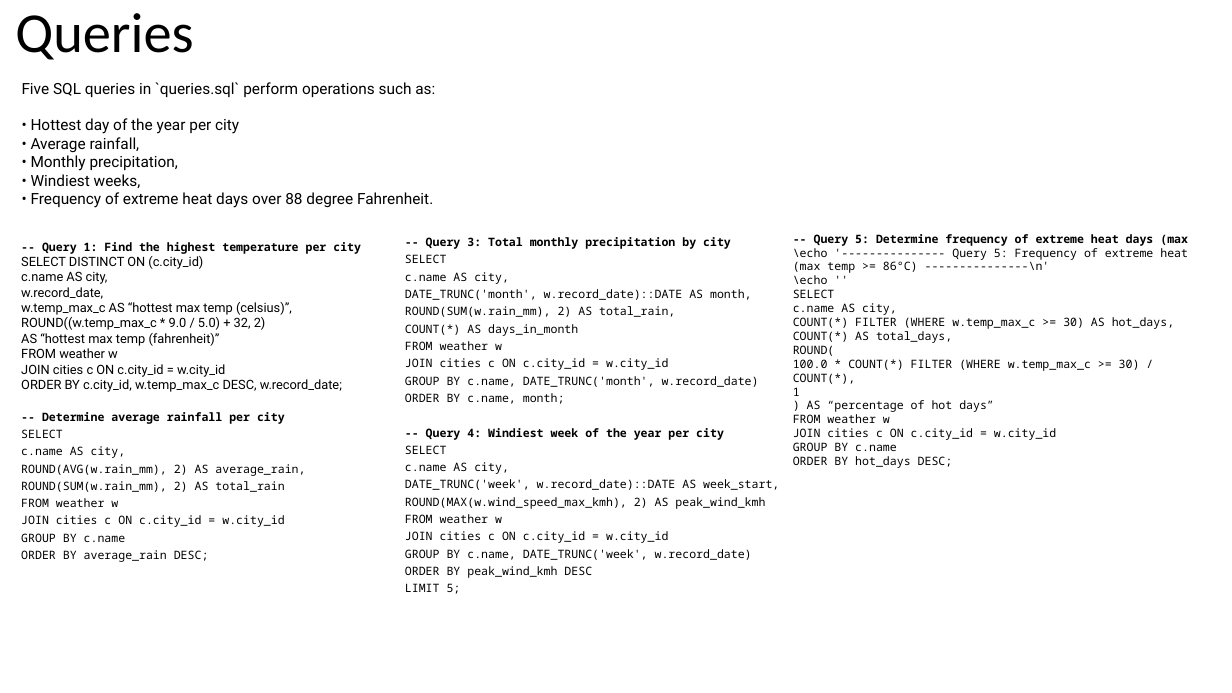
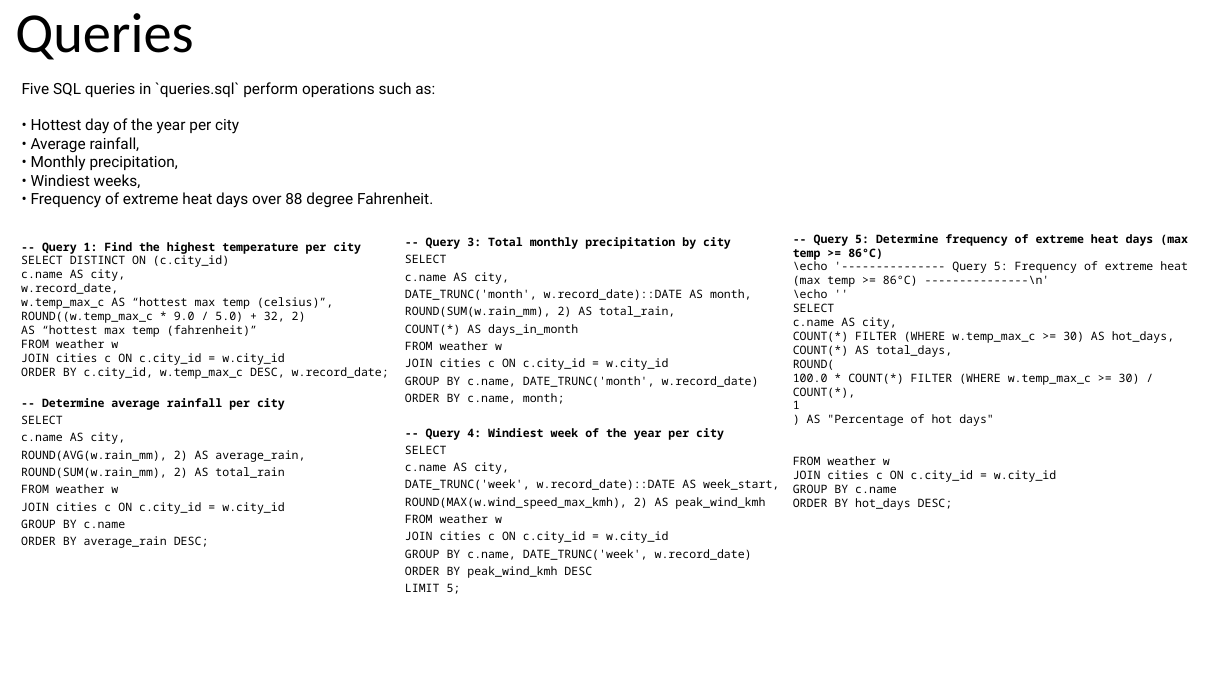
Before and after one commit to kdrewes/Weather-Analysis-Project, a slide deck: slide 4 of Weather Analytics Platform.pptx. Drawn at 1232x693 pixels with LibreOffice and Linux fonts; fonts in the diff are those of the drawing; background and template pictures are left out. Boxes give left, top, right and bottom in pixels: in the first picture for what was removed or moved away, otherwise in the second. Text is boxed around its words. In the diff, an @@ line names an element or a change of style, - is before the commit and + after.

Commit message:
Made minor adjustment to powerpoint

```diff
--- a/Weather Analytics Platform.pptx
+++ b/Weather Analytics Platform.pptx
@@ text at bbox=[793, 234, 1188, 287]: text changed @@
--- Query 5: Determine frequency of extreme heat days (max \echo '--------------- Query 5: Frequency of extreme heat (max temp >= 86°C) ---------------\n'
+-- Query 5: Determine frequency of extreme heat days (max temp >= 86°C)
+\echo '--------------- Query 5: Frequency of extreme heat (max temp >= 86°C) ---------------\n'
@@ text at bbox=[21, 255, 389, 379]: size 10 to 9 pt, font Roboto to Noto Sans Mono in "SELECT DISTINCT ON (c.city_id)", "c.name AS city,", "w.record_date,", "w.temp_max_c AS “hottest max temp (celsius)”," and 5 more places @@
@@ text at bbox=[807, 414, 994, 426]: text changed @@
-) AS “percentage of hot days”
+) AS "Percentage of hot days"
```
Also in this commit, not shown: 1 other file.
